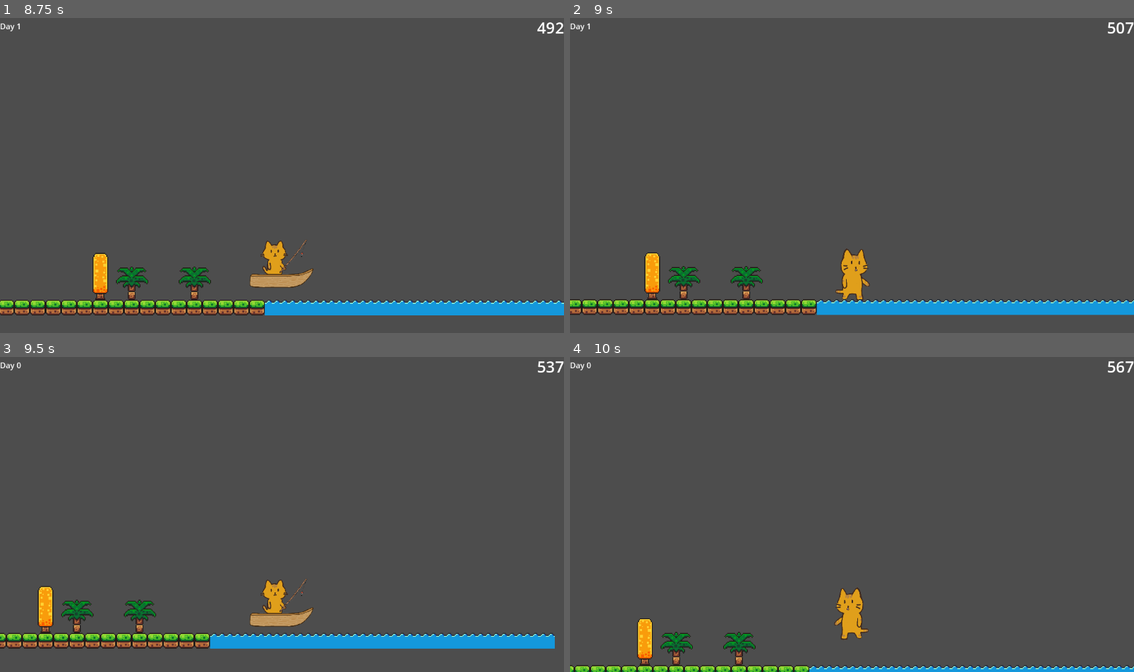
Above: before the commit, frames 1-4 (two rows, left to right).
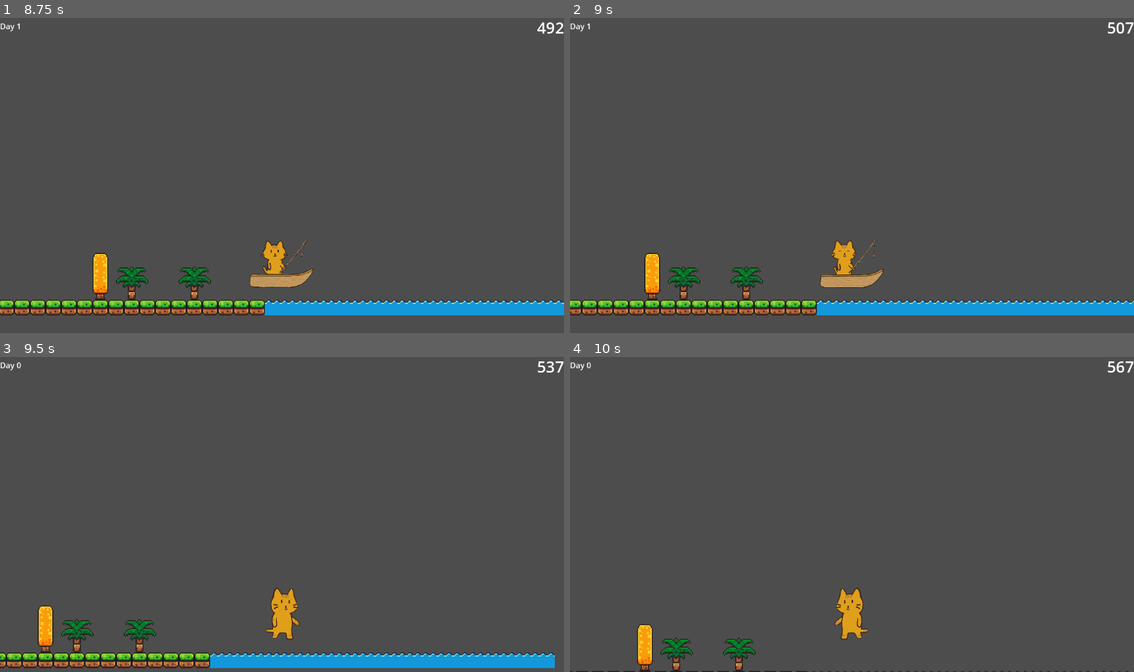
Above: after the commit, the same moments.

Repository: 3yaa/catfishing
Game: Godot game, scene res://scenes/game.tscn
Two runs of this game, one before a commit and one after it. Both use one fixed random seed, a clock stepped at 60 frames per second and the inputs below.
Inputs:
- Up to frame 1 (8.75 s): tap Enter (ui_accept) at 0.5, 0.77, 1.52, 3.02, 3.77, 4.52, 6.02, 6.77, 7.52 s; hold Right (ui_right) 0.53-2.03 s; hold Left (ui_left) 2.03-2.78 s; hold Right (ui_right) 2.78-4.28 s; hold Left (ui_left) 4.28-5.03 s; hold Right (ui_right) 5.03-5.78 s; hold Left (ui_left) 5.78-7.28 s; hold Right (ui_right) from 7.28 s (still down)
- Up to frame 2 (9 s): keep holding Right (ui_right)
- Up to frame 3 (9.5 s): keep holding Right (ui_right); tap Enter (ui_accept) at 9.02 s
- Up to frame 4 (10 s): release Right (ui_right) at 9.53 s; hold Left (ui_left) from 9.53 s (still down); tap Enter (ui_accept) at 9.77 s

Frame 1 is identical in both runs. In frame 2, 2.7% of the frame differs, in the area x 0-100%, y 70-95%; in frame 3, 11%, in the area x 0-99%, y 70-99%; in frame 4, 2.8%.

Commit message:
change ocean offset

Diff:
--- a/scenes/game.tscn
+++ b/scenes/game.tscn
@@ -167,7 +167,7 @@
 2:3/0 = 0
 2:3/0/physics_layer_0/polygon_0/points = PackedVector2Array(-8, -8, 8, -8, 8, 8, -8, 8)
 4:9/0 = 0
-4:9/0/physics_layer_0/polygon_0/points = PackedVector2Array(-8, -1.7985859, 8, -1.7985859, 8, 8, -8, 8)
+4:9/0/physics_layer_0/polygon_0/points = PackedVector2Array(-8, -8, 8, -8, 8, 8, -8, 8)
 5:9/0 = 0
 6:9/0 = 0
 7:9/0 = 0
